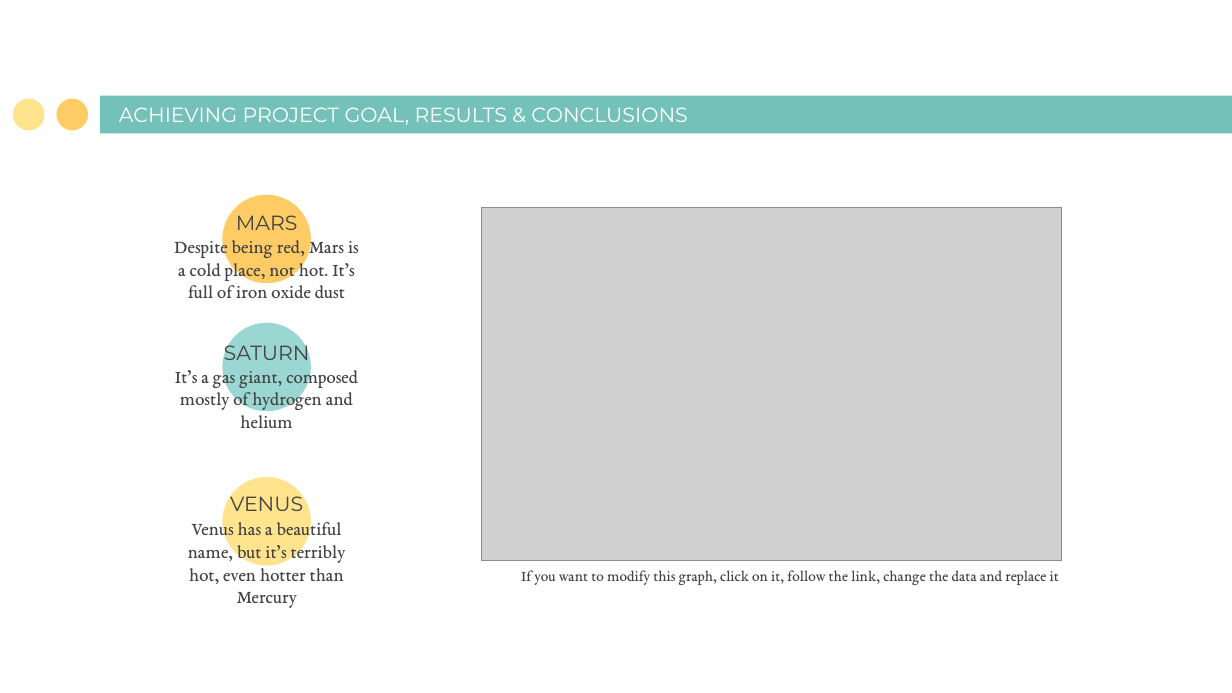
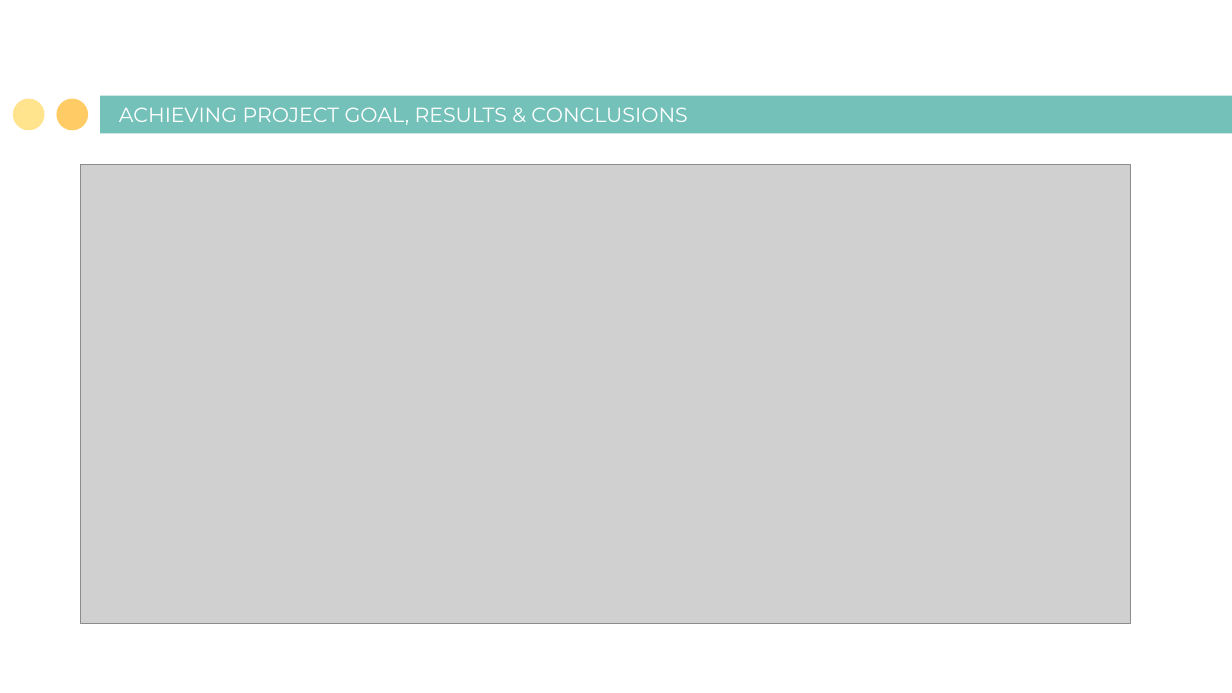
Before and after one commit to BrownTD/Final-Project, a slide deck: slide 8 of Group 2 Final Project House Price Prediction.pptx (slide 7 before the commit). Drawn at 1232x693 pixels with LibreOffice and Linux fonts; fonts in the diff are those of the drawing; grey boxes stand for pictures. Boxes give left, top, right and bottom in pixels: in the first picture for what was removed or moved away, otherwise in the second. Text is boxed around its words. In the diff, an @@ line names an element or a change of style, - is before the commit and + after.

```diff
--- a/Group 2 Final Project House Price Prediction.pptx
+++ b/Group 2 Final Project House Price Prediction.pptx
@@ picture added at bbox=[81, 165, 1131, 625] @@
@@ ellipse removed at bbox=[223, 195, 312, 283] @@
@@ picture removed at bbox=[482, 208, 1062, 562] @@
@@ text removed at bbox=[174, 215, 359, 298] @@
-MARS
-Despite being red, Mars is a cold place, not hot. It’s full of iron oxide dust
@@ ellipse removed at bbox=[223, 323, 312, 411] @@
@@ text removed at bbox=[175, 339, 358, 428] @@
-SATURN
-It’s a gas giant, composed mostly of hydrogen and helium
@@ ellipse removed at bbox=[223, 477, 312, 565] @@
@@ text removed at bbox=[188, 491, 346, 608] @@
-VENUS
-Venus has a beautiful name, but it’s terribly hot, even hotter than Mercury
@@ text removed at bbox=[521, 570, 1059, 585] @@
-If you want to modify this graph, click on it, follow the link, change the data and replace it
```
Also in this commit, not shown: 7 other slides changed, 6 slides added.
